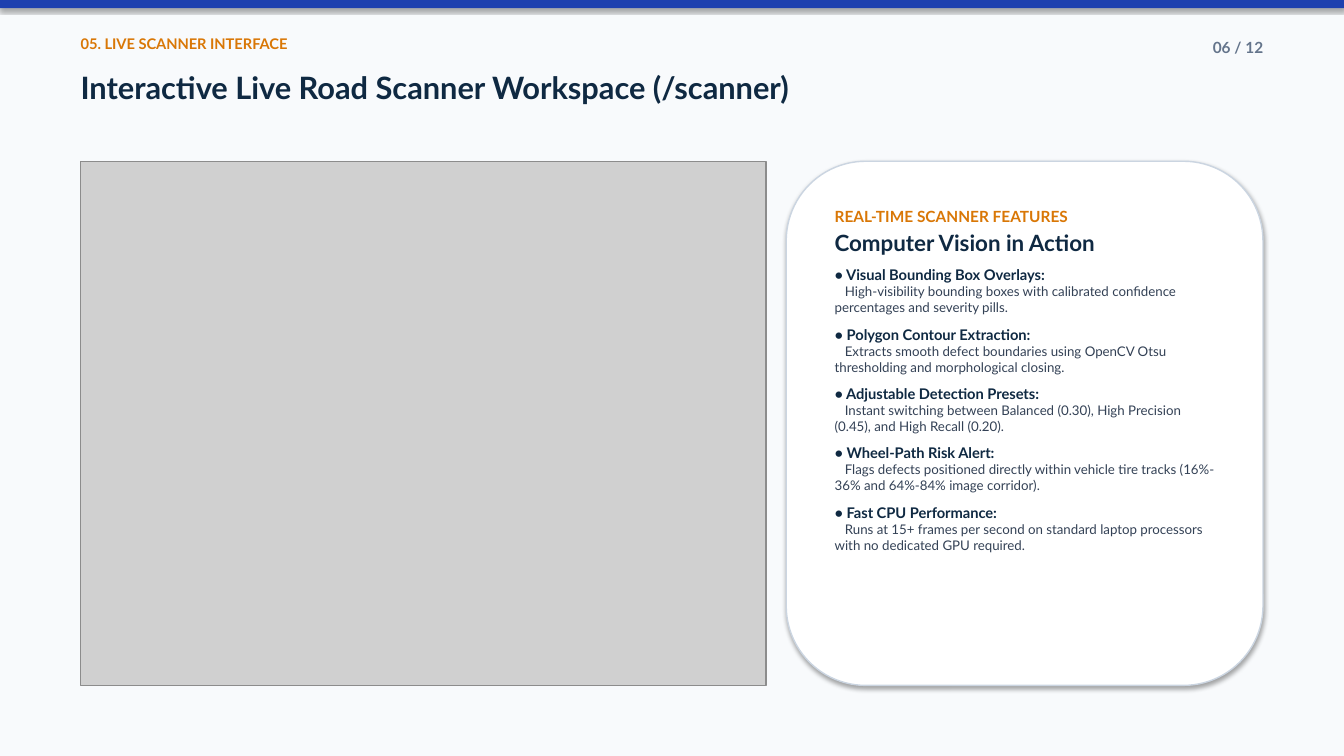
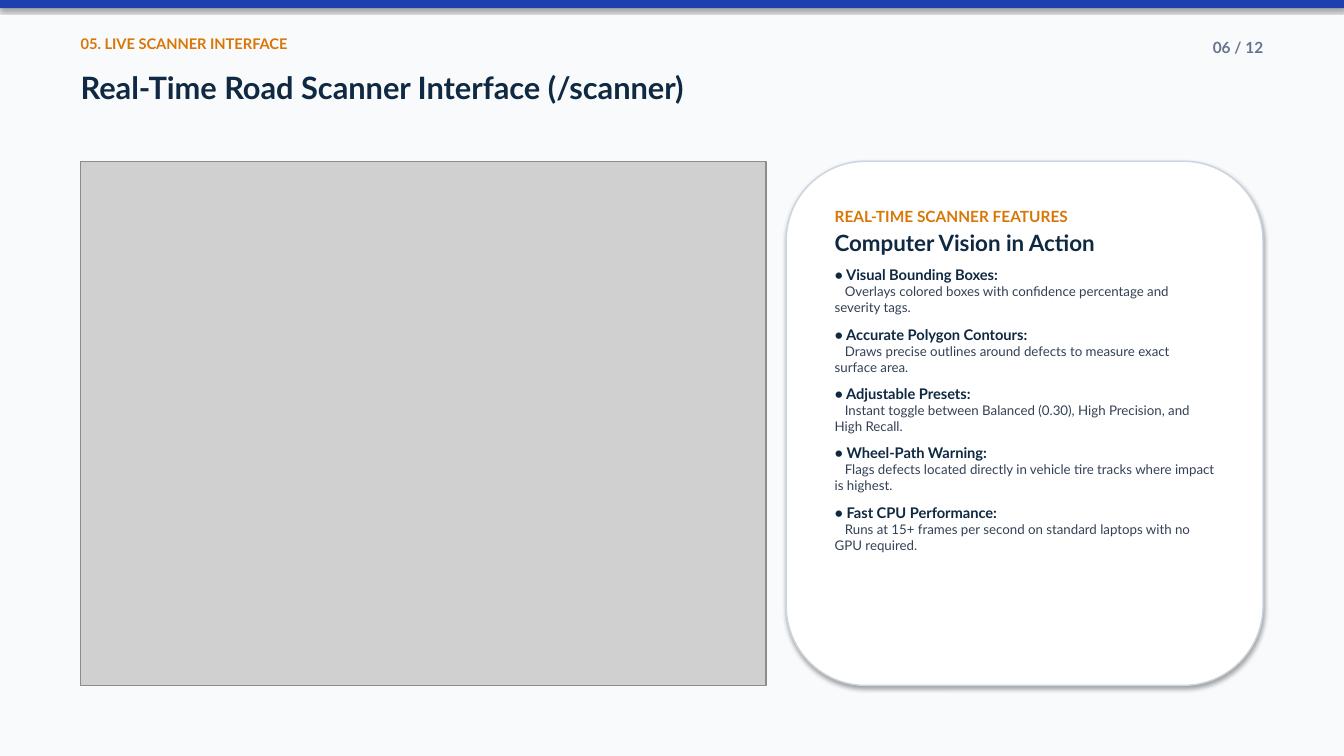
Before and after one commit to Priya-Ranjan-0201/Potholes-detector, a slide deck: slide 6 of ScamRoad_Presentation.pptx. Drawn at 1344x756 pixels with LibreOffice and Linux fonts; fonts in the diff are those of the drawing; grey boxes stand for pictures. Boxes give left, top, right and bottom in pixels: in the first picture for what was removed or moved away, otherwise in the second. Text is boxed around its words. In the diff, an @@ line names an element or a change of style, - is before the commit and + after.

```diff
--- a/ScamRoad_Presentation.pptx
+++ b/ScamRoad_Presentation.pptx
@@ text at [81,75,684,104]: text changed @@
-Interactive Live Road Scanner Workspace (/scanner)
+Real-Time Road Scanner Interface (/scanner)
@@ text in rounded rectangle at [835,269,1214,493]: text changed @@
-• Visual Bounding Box Overlays:
-High-visibility bounding boxes with calibrated confidence percentages and severity pills.
-• Polygon Contour Extraction:
-Extracts smooth defect boundaries using OpenCV Otsu thresholding and morphological closing.
-• Adjustable Detection Presets:
-Instant switching between Balanced (0.30), High Precision (0.45), and High Recall (0.20).
-• Wheel-Path Risk Alert:
-Flags defects positioned directly within vehicle tire tracks (16%-36% and 64%-84% image corridor).
+• Visual Bounding Boxes:
+Overlays colored boxes with confidence percentage and severity tags.
+• Accurate Polygon Contours:
+Draws precise outlines around defects to measure exact surface area.
+• Adjustable Presets:
+Instant toggle between Balanced (0.30), High Precision, and High Recall.
+• Wheel-Path Warning:
+Flags defects located directly in vehicle tire tracks where impact is highest.
@@ text in rounded rectangle at [835,524,1190,552]: text changed @@
-Runs at 15+ frames per second on standard laptop processors with no dedicated GPU required.
+Runs at 15+ frames per second on standard laptops with no GPU required.
```
Also in this commit, not shown: 9 other slides changed, 12 other files.
